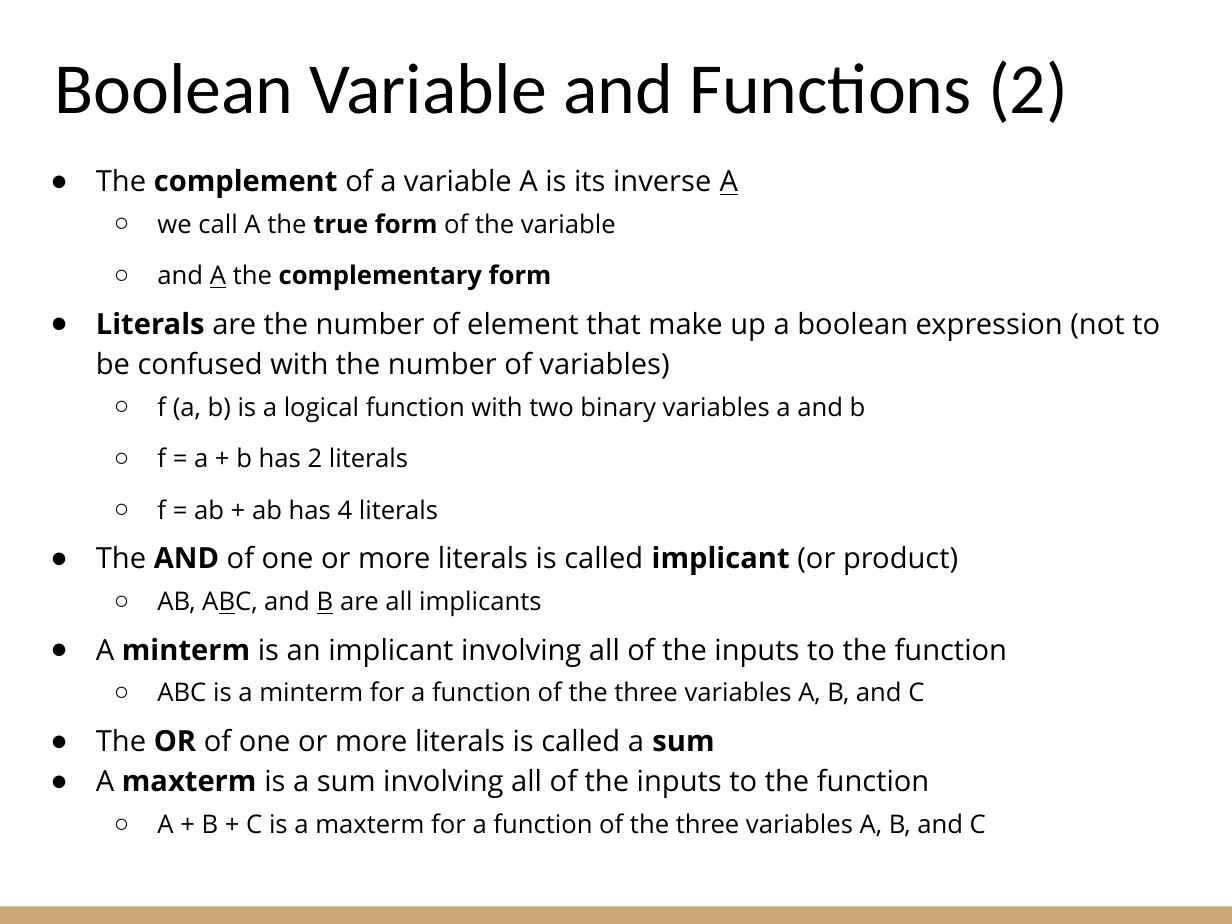
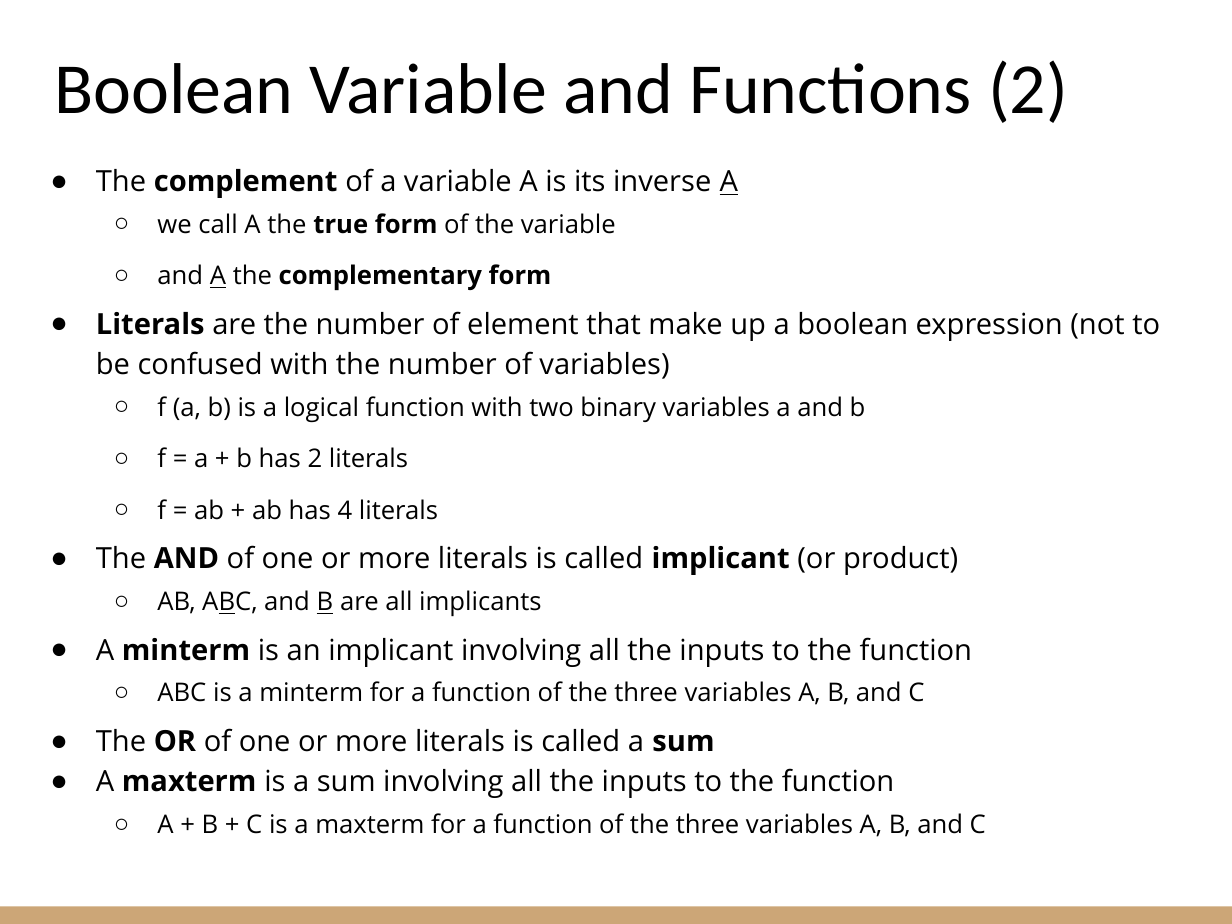
Before and after one commit to riccardoberta/esd, a slide deck: slide 4 of 05 - Boolean Algebra.pptx. Drawn at 1232x924 pixels with LibreOffice and Linux fonts; fonts in the diff are those of the drawing. Boxes give left, top, right and bottom in pixels: in the first picture for what was removed or moved away, otherwise in the second. Text is boxed around its words. In the diff, an @@ line names an element or a change of style, - is before the commit and + after.

```diff
--- a/05 - Boolean Algebra.pptx
+++ b/05 - Boolean Algebra.pptx
@@ text at (x1=96, y1=637, x2=972, y2=667): text changed @@
-● A minterm is an implicant involving all of the inputs to the function
+● A minterm is an implicant involving all the inputs to the function
@@ text at (x1=96, y1=768, x2=895, y2=798): text changed @@
-● A maxterm is a sum involving all of the inputs to the function
+● A maxterm is a sum involving all the inputs to the function
```
Also in this commit, not shown: 4 other slides changed, 20 other files.
